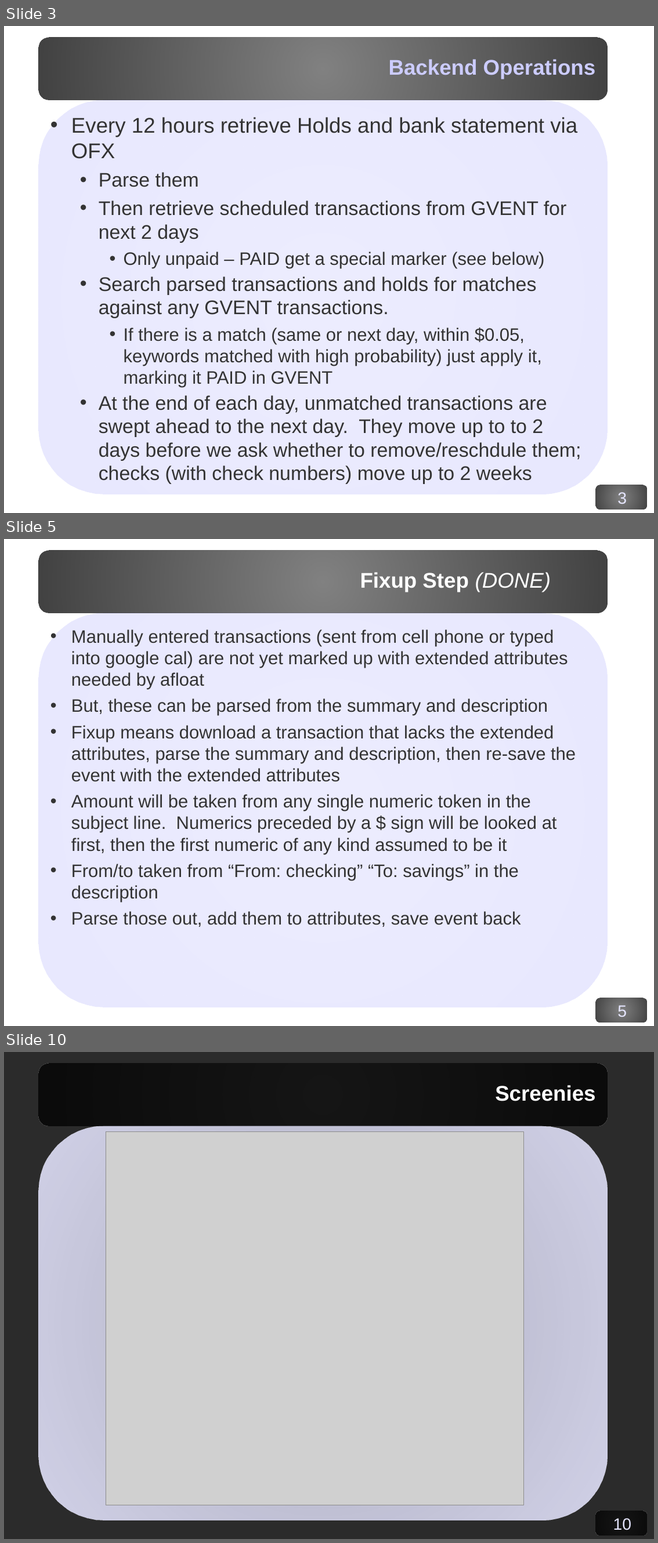
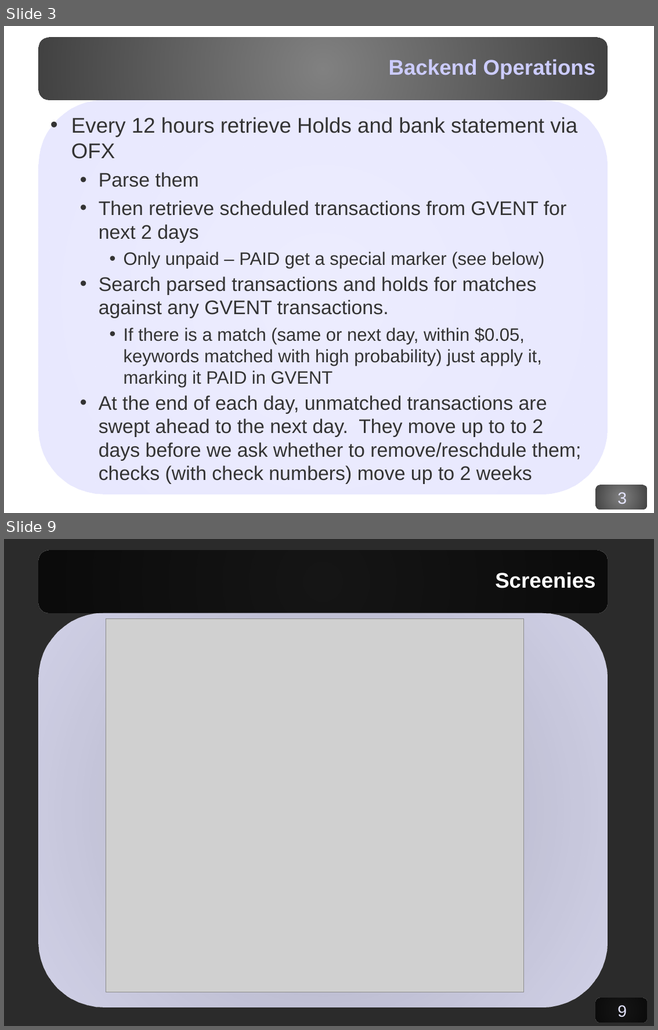
Before and after one commit to corydodt/Afloat, a slide deck: doc/afloat.odp. Shown one above the other, each under a label of ours: slides 3, 5 and 10 before the commit, slides 3 and 9 after it; the slides between them are not shown. The pictures are 658x1543 and 658x1030 pixels, drawn with LibreOffice and Linux fonts; fonts in the diff are those of the drawing; grey boxes stand for pictures; background and template pictures are left out; a plain dark background stands for a picture behind light text. Boxes give left, top, right and bottom in pixels: in the first picture for what was removed or moved away, otherwise in the second. Text is boxed around its words. In the diff, an @@ line names an element or a change of style, - is before the commit and + after.

```diff
--- a/doc/afloat.odp
+++ b/doc/afloat.odp
@@ slide 5 removed at [4, 539, 654, 1026], background picture (left out); not listed: 4 template elements that a slide beside it also shows @@
@@ title removed at [360, 572, 550, 592] @@
-Fixup Step (DONE)
@@ text removed at [71, 629, 575, 927] @@
-• Manually entered transactions (sent from cell phone or typed into google cal) are not yet marked up with extended attributes needed by afloat
-• But, these can be parsed from the summary and description
-• Fixup means download a transaction that lacks the extended attributes, parse the summary and description, then re-save the event with the extended attributes
-• Amount will be taken from any single numeric token in the subject line. Numerics preceded by a $ sign will be looked at first, then the first numeric of any kind assumed to be it
-• From/to taken from “From: checking” “To: savings” in the description
-• Parse those out, add them to attributes, save event back
@@ what was slide 10 is now slide 9 @@
@@ page number at [617, 1005, 626, 1017]: text changed @@
-10
+9
```
Also in this commit, not shown: 7 slides changed, 1 other file.
